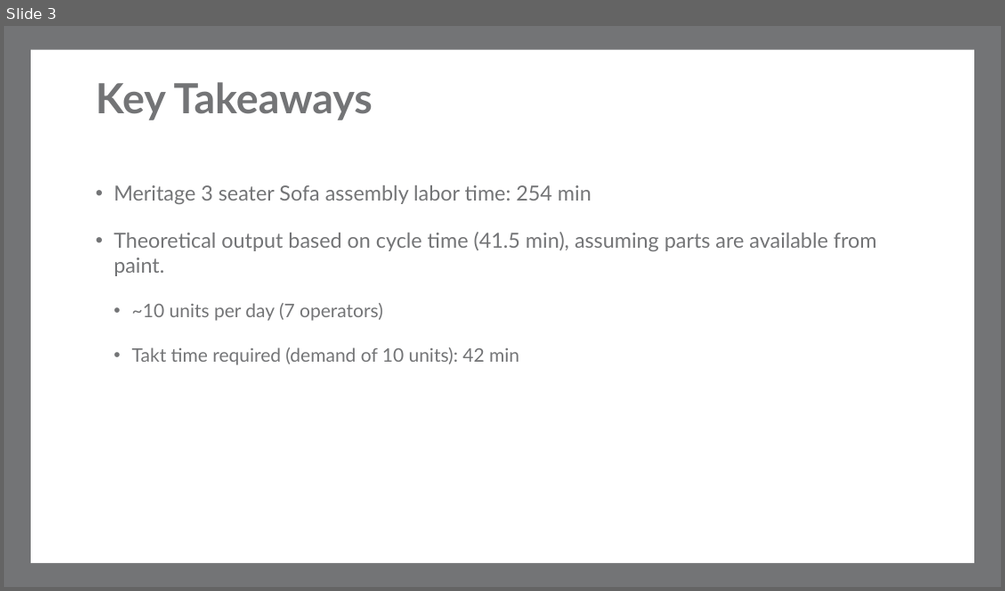
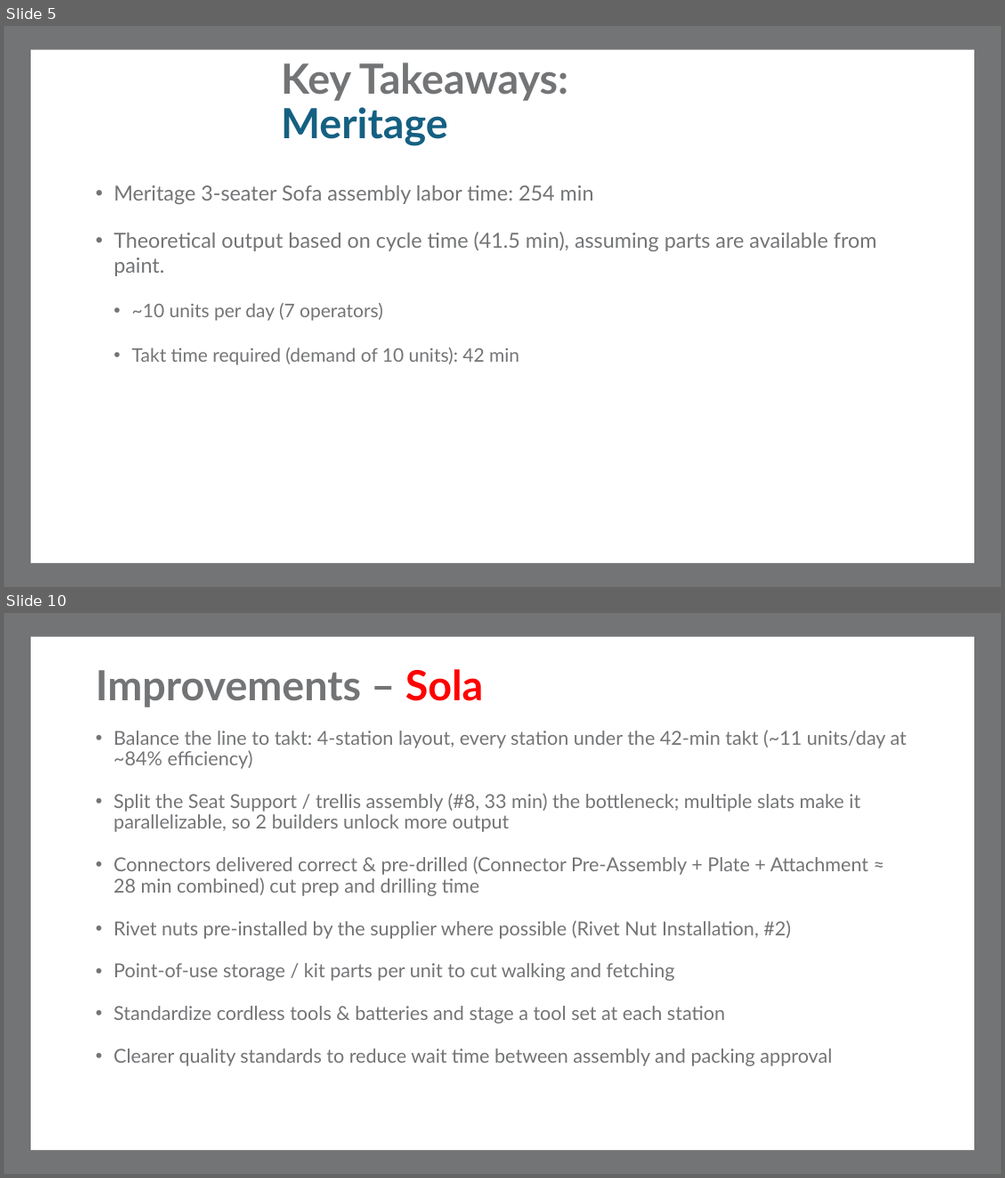
Before and after one commit to macokeefe/claude-code-system, a slide deck: standard-work/standalone/Meritage_3Seater_Standard_Work.pptx. Shown one above the other, each under a label of ours: slide 3 before the commit, slides 5 and 10 after it; the slides between them are not shown. The pictures are 1005x591 and 1005x1178 pixels, drawn with LibreOffice and Linux fonts; fonts in the diff are those of the drawing; background and template pictures are left out. Boxes give left, top, right and bottom in pixels: in the first picture for what was removed or moved away, otherwise in the second. Text is boxed around its words. In the diff, an @@ line names an element or a change of style, - is before the commit and + after.

```diff
--- a/standard-work/standalone/Meritage_3Seater_Standard_Work.pptx
+++ b/standard-work/standalone/Meritage_3Seater_Standard_Work.pptx
@@ slide 10 added at box(4, 613, 1001, 1174), background #FFFFFF; not listed: 2 template elements that a slide beside it also shows @@
@@ title added at box(96, 669, 483, 707), 40 pt, text #737476, bold @@
+Improvements – Sola
@@ text added at box(113, 730, 906, 1066), 18.5 pt, text #737476 @@
+• Balance the line to takt: 4-station layout, every station under the 42-min takt (~11 units/day at ~84% efficiency)
+• Split the Seat Support / trellis assembly (#8, 33 min) the bottleneck; multiple slats make it parallelizable, so 2 builders unlock more output
+• Connectors delivered correct & pre-drilled (Connector Pre-Assembly + Plate + Attachment ≈ 28 min combined) cut prep and drilling time
+• Rivet nuts pre-installed by the supplier where possible (Rivet Nut Installation, #2)
+• Point-of-use storage / kit parts per unit to cut walking and fetching
+• Standardize cordless tools & batteries and stage a tool set at each station
+• Clearer quality standards to reduce wait time between assembly and packing approval
@@ what was slide 3 is now slide 5 @@
@@ slide 5 changed as well @@
@@ title at box(281, 62, 568, 146): text changed @@
-Key Takeaways
+Key Takeaways: Meritage
@@ text at box(113, 185, 594, 204): text changed @@
-• Meritage 3 seater Sofa assembly labor time: 254 min
+• Meritage 3-seater Sofa assembly labor time: 254 min
```
Also in this commit, not shown: 4 other slides changed, 4 other slides added.
